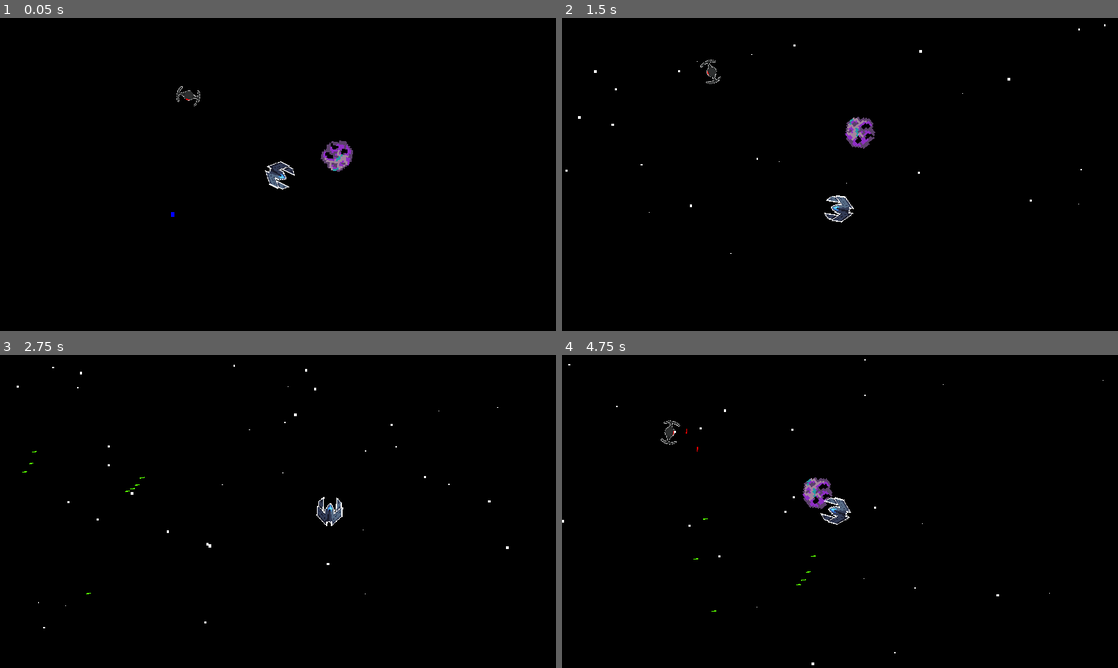
Above: before the commit, frames 1-4 (two rows, left to right).
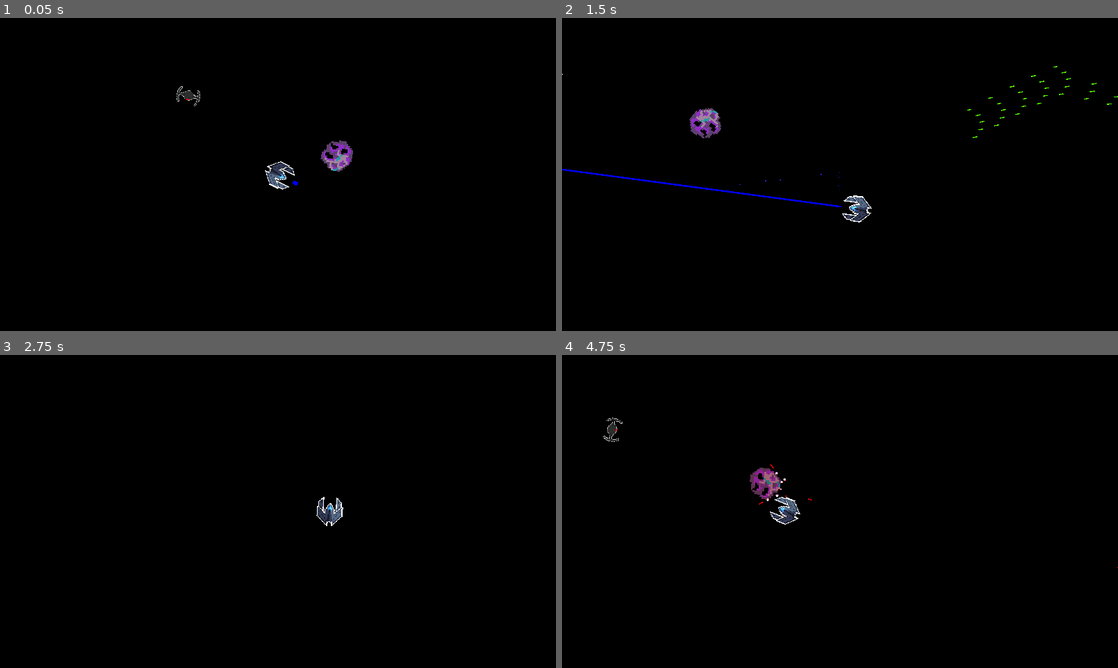
Above: after the commit, the same moments.

Repository: pawan-bilkhu/space-invaders
Game: Godot game, scene res://levels/weapon_test/weapon_test_level.tscn
The game is run twice, just before and just after one commit, with the same random seed, the same clock (stepped at 60 frames per second) and the same inputs. The project has no main scene, so this scene is started directly.
Inputs (mouse positions are in pixels of both pictures, inside the frame that each line leads up to):
- Up to frame 1 (0.05 s): no input
- Up to frame 2 (1.5 s): move the mouse to (962, 158) at 0.52 s; press the mouse at (962, 158) at 0.53 s; hold Right (move_right) 0.53-1.28 s; right-click (962, 158) at 0.8 s; move the mouse to (728, 190) at 1.27 s; release the mouse at (728, 190) at 1.28 s; hold Down (move_down) from 1.28 s (still down); right-click (728, 190) at 1.35 s
- Up to frame 3 (2.75 s): click (166, 527) at 1.55 s; move the mouse to (333, 442) at 2.02 s; release Down (move_down) at 2.03 s; hold Right (move_right) from 2.03 s (still down); hold Right mouse button (shoot_alternate) from 2.03 s (still down); tap 2 (laser_weapon_select) at 2.1 s
- Up to frame 4 (4.75 s): move the mouse to (812, 574) at 2.77 s; release Right (move_right) at 2.78 s; release Right mouse button (shoot_alternate) at 2.78 s; hold Up (move_up) 2.78-3.53 s; tap 1 (projectile_weapon_select) at 2.85 s; click (812, 574) at 3.05 s; move the mouse to (1006, 558) at 3.52 s; press the mouse at (1006, 558) at 3.53 s; hold Left (move_left) from 3.53 s (still down); right-click (1006, 558) at 3.8 s; move the mouse to (673, 464) at 4.27 s; release the mouse at (673, 464) at 4.28 s; right-click (673, 464) at 4.35 s; click (673, 464) at 4.55 s

The runs differ from the first frame. In frame 1, less than 0.1% of the frame differs, in the area x 30-54%, y 52-64%; in frame 2, 1.7%, in the area x 0-100%, y 2-76%; in frame 3, 0.1%; in frame 4, 1.5%.

Commit message:
Updated art assets and laser weapon implementation

Diff:
--- a/lasers/base_laser/base_laser.gd
+++ b/lasers/base_laser/base_laser.gd
@@ -2,8 +2,11 @@
 class_name BaseRayCast
 
 @export var line_2d: Line2D
-@export var source_particles: CPUParticles2D
+@export var source_particles_2d: CPUParticles2D
+@export var target_particles_2d: CPUParticles2D
+@export var beam_particles_2d: CPUParticles2D
 @export var laser_width: float = 0
+@export var damage_rate: int = 0
 var can_cast: bool = false
 
 
@@ -12,12 +15,23 @@
 
 
 func _physics_process(delta: float) -> void:
-	var cast_point: Vector2 = target_position
+	var cast_point: Vector2 = get_target_position()
 	force_raycast_update()
 
+	target_particles_2d.emitting = is_colliding()
 	if is_colliding():
 		cast_point = to_local(get_collision_point())
 	line_2d.points[1] = cast_point
+	target_particles_2d.position = cast_point
+	beam_particles_2d.position = (0.5) * cast_point
+	beam_particles_2d.emission_rect_extents.y = cast_point.length() * (0.5)
+
+	var collider_object: Object = get_collider()
+	if not collider_object:
+		return
+	if collider_object.has_method("apply_damage"):
+		collider_object.apply_damage(damage_rate)
+
 
 
 func set_casting(cast: bool) -> void:
@@ -26,7 +40,8 @@
 		appear()
 	else:
 		disappear()
-	source_particles.emitting = can_cast
+	source_particles_2d.emitting = can_cast
+	beam_particles_2d.emitting = can_cast
 	set_physics_process(can_cast)
 
 
@@ -38,3 +53,4 @@
 func disappear() -> void:
 	var tween = get_tree().create_tween().bind_node(line_2d)
 	tween.tween_property(line_2d, "width", 0, 0.2)
+	target_particles_2d.emitting = false
--- a/lasers/base_laser/base_laser.tscn
+++ b/lasers/base_laser/base_laser.tscn
@@ -2,15 +2,24 @@
 
 [ext_resource type="Script" path="res://lasers/base_laser/base_laser.gd" id="1_rnadv"]
 
-[node name="base_laser" type="RayCast2D" node_paths=PackedStringArray("line_2d", "source_particles")]
+[node name="base_laser" type="RayCast2D" node_paths=PackedStringArray("line_2d", "source_particles_2d", "target_particles_2d", "beam_particles_2d")]
 target_position = Vector2(0, -1000)
 collision_mask = 18
 script = ExtResource("1_rnadv")
 line_2d = NodePath("Line2D")
-source_particles = NodePath("SourceParticles2D")
+source_particles_2d = NodePath("SourceParticles2D")
+target_particles_2d = NodePath("TargetParticles2D")
+beam_particles_2d = NodePath("BeamParticles2D")
 
 [node name="Line2D" type="Line2D" parent="."]
 points = PackedVector2Array(0, 0, 0, -10)
 
 [node name="SourceParticles2D" type="CPUParticles2D" parent="."]
 emitting = false
+
+[node name="TargetParticles2D" type="CPUParticles2D" parent="."]
+emitting = false
+
+[node name="BeamParticles2D" type="CPUParticles2D" parent="."]
+emitting = false
+amount = 30
--- a/lasers/blue_laser/blue_laser.tscn
+++ b/lasers/blue_laser/blue_laser.tscn
@@ -1,31 +1,74 @@
-[gd_scene load_steps=5 format=3 uid="uid://buicl3smblgu2"]
+[gd_scene load_steps=8 format=3 uid="uid://buicl3smblgu2"]
 
 [ext_resource type="PackedScene" uid="uid://dxbgvlv05bd7u" path="res://lasers/base_laser/base_laser.tscn" id="1_0ujfj"]
 [ext_resource type="Script" path="res://lasers/blue_laser/blue_laser.gd" id="2_vgt8q"]
+[ext_resource type="Texture2D" uid="uid://cahxgqbudgb1v" path="res://assets/lasers/blueLaserSplash.png" id="3_6ms5h"]
 
-[sub_resource type="Curve" id="Curve_cxu45"]
-_data = [Vector2(0, 0.870981), 0.0, 0.0, 0, 0, Vector2(0.896955, 0.0942835), 0.0, 0.0, 0, 0]
+[sub_resource type="Curve" id="Curve_4ykq0"]
+_data = [Vector2(0, 0.60262), 0.0, 0.0, 0, 0, Vector2(0.822014, 0), 0.0, 0.0, 0, 0]
 point_count = 2
 
 [sub_resource type="Gradient" id="Gradient_h2h70"]
-colors = PackedColorArray(0, 0, 1, 1, 1, 1, 1, 1)
+offsets = PackedFloat32Array(0.439024, 0.97832)
+colors = PackedColorArray(1, 1, 1, 1, 1, 1, 1, 0)
+
+[sub_resource type="Curve" id="Curve_3erfm"]
+_data = [Vector2(0, 0.86582), 0.0, 0.0, 0, 0, Vector2(1, 0), 0.0, 0.0, 0, 0]
+point_count = 2
+
+[sub_resource type="Gradient" id="Gradient_i81v5"]
+offsets = PackedFloat32Array(0.00542005, 1)
+colors = PackedColorArray(1, 1, 1, 1, 1, 1, 1, 0)
 
 [node name="blue_laser" instance=ExtResource("1_0ujfj")]
 script = ExtResource("2_vgt8q")
-laser_width = 5.0
+laser_width = 10.0
+damage_rate = 50
 
 [node name="Line2D" parent="." index="0"]
 default_color = Color(0, 0, 1, 1)
 
 [node name="SourceParticles2D" parent="." index="1"]
 amount = 30
-lifetime = 0.6
+lifetime = 0.4
+texture = ExtResource("3_6ms5h")
 emission_shape = 3
 emission_rect_extents = Vector2(6, 1)
 direction = Vector2(0, -1)
 gravity = Vector2(0, 0)
 initial_velocity_min = 40.0
 initial_velocity_max = 60.0
-scale_amount_max = 2.0
-scale_amount_curve = SubResource("Curve_cxu45")
+scale_amount_min = 0.25
+scale_amount_max = 0.6
+scale_amount_curve = SubResource("Curve_4ykq0")
+color = Color(0, 1, 1, 0.847059)
 color_ramp = SubResource("Gradient_h2h70")
+
+[node name="TargetParticles2D" parent="." index="2"]
+amount = 30
+lifetime = 0.2
+texture = ExtResource("3_6ms5h")
+emission_shape = 3
+emission_rect_extents = Vector2(4, 1)
+direction = Vector2(0, 1)
+gravity = Vector2(0, 0)
+initial_velocity_min = 100.0
+initial_velocity_max = 200.0
+scale_amount_min = 0.25
+scale_amount_max = 0.6
+scale_amount_curve = SubResource("Curve_3erfm")
+color_ramp = SubResource("Gradient_i81v5")
+
+[node name="BeamParticles2D" parent="." index="3"]
+lifetime = 0.5
+texture = ExtResource("3_6ms5h")
+emission_shape = 3
+emission_rect_extents = Vector2(6, 1)
+spread = 180.0
+gravity = Vector2(0, 0)
+initial_velocity_min = 10.0
+initial_velocity_max = 15.0
+tangential_accel_min = 100.0
+tangential_accel_max = 100.0
+scale_amount_min = 0.2
+scale_amount_max = 0.3
--- a/levels/weapon_test/weapon_test_level.tscn
+++ b/levels/weapon_test/weapon_test_level.tscn
@@ -1,16 +1,15 @@
-[gd_scene load_steps=5 format=3 uid="uid://cqy6cbq5gn3ah"]
+[gd_scene load_steps=4 format=3 uid="uid://cqy6cbq5gn3ah"]
 
 [ext_resource type="PackedScene" uid="uid://dvjpvqpggjxhs" path="res://space_ship/space_ship_sprite.tscn" id="1_umitu"]
 [ext_resource type="PackedScene" uid="uid://ceq4mu8xxt5o5" path="res://objects/asteroid/asteroid.tscn" id="3_67dre"]
 [ext_resource type="PackedScene" uid="uid://8om5ckn8x4li" path="res://entities/enemy_entity/small_drone_enemy/small_drone_enemy.tscn" id="3_gdr2f"]
-[ext_resource type="PackedScene" uid="uid://s8ntgbocol3t" path="res://lasers/blue_laser/blue_laser.tscn" id="4_je1bx"]
 
 [node name="WeaponTestLevel" type="Node2D"]
 
 [node name="Asteroid" parent="." instance=ExtResource("3_67dre")]
 position = Vector2(509, 323)
 initial_torque = 5.0
-health = 500000
+health = 10000
 
 [node name="SpaceShipSprite" parent="." instance=ExtResource("1_umitu")]
 position = Vector2(387, 362)
@@ -18,6 +17,3 @@
 [node name="SmallDroneEnemy" parent="." instance=ExtResource("3_gdr2f")]
 position = Vector2(202, 198)
 health = 50000
-
-[node name="BlueRayCast" parent="." instance=ExtResource("4_je1bx")]
-position = Vector2(169, 450)
--- a/space_ship/space_ship_sprite.tscn
+++ b/space_ship/space_ship_sprite.tscn
@@ -110,6 +110,7 @@
 
 [node name="CPUParticles2D" type="CPUParticles2D" parent="Camera2D"]
 position = Vector2(-1, -541)
+emitting = false
 amount = 100
 lifetime = 3.0
 emission_shape = 3
--- a/weapon_system/base_weapon_system/base_weapon_system.tscn
+++ b/weapon_system/base_weapon_system/base_weapon_system.tscn
@@ -48,7 +48,6 @@
 }]
 
 [node name="BaseWeaponSystem" type="Node2D" node_paths=PackedStringArray("projectile_group", "laser_group", "shoot_interval_timer", "reference_sprite_2d")]
-position = Vector2(598, 382)
 script = ExtResource("1_c5tbm")
 projectile_group = NodePath("ProjectileGroup")
 laser_group = NodePath("LaserGroup")
Binary file changed: assets/lasers/blueLaserSplash.png
Binary file removed: assets/lasers/pinkLaser.png
Binary file removed: assets/lasers/pinkLaserSplash.png
